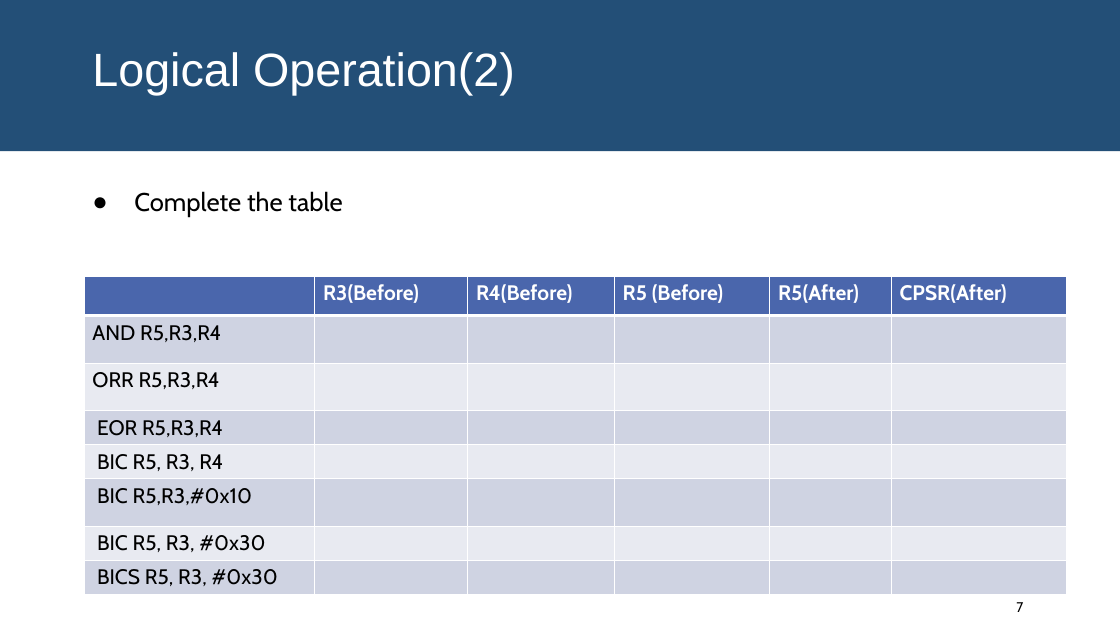
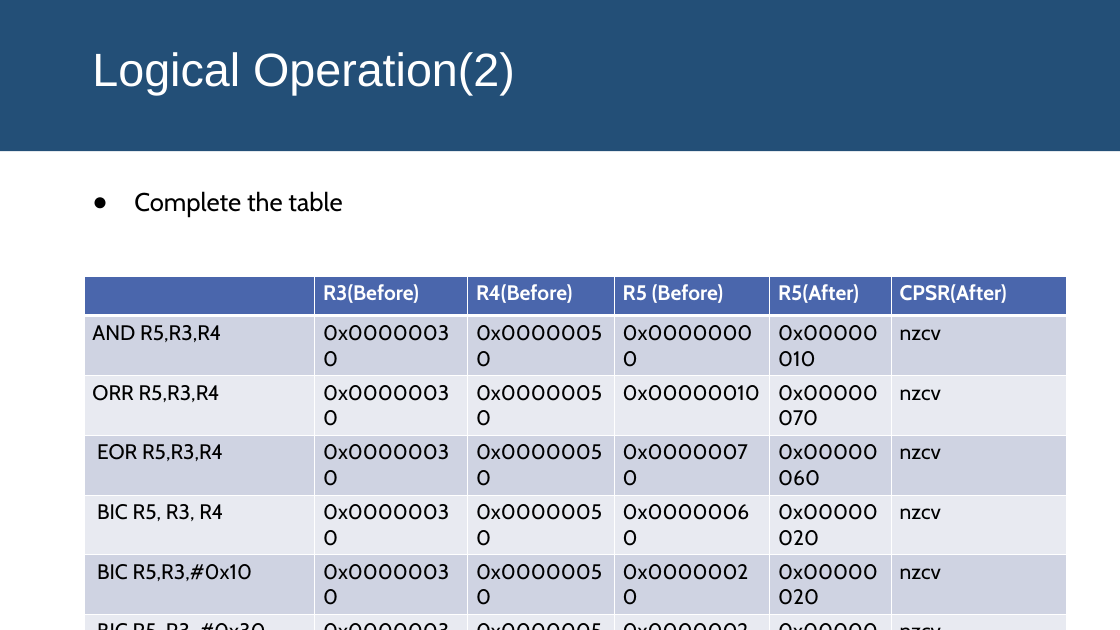
Before and after one commit to young170/Microprocessor_Application, a slide deck: slide 7 of assets/lab/Lab_workbook_Assembly_2.pptx. Drawn at 1120x630 pixels with LibreOffice and Linux fonts; fonts in the diff are those of the drawing. Boxes give left, top, right and bottom in pixels: in the first picture for what was removed or moved away, otherwise in the second. Text is boxed around its words. In the diff, an @@ line names an element or a change of style, - is before the commit and + after.

```diff
--- a/assets/lab/Lab_workbook_Assembly_2.pptx
+++ b/assets/lab/Lab_workbook_Assembly_2.pptx
@@ table at [84,276,1068,630] @@
-row 2: AND R5,R3,R4 |  |  |  |  | 
+row 2: AND R5,R3,R4 | 0x00000030 | 0x00000050 | 0x00000000 | 0x00000010 | nzcv
-row 3: ORR R5,R3,R4 |  |  |  |  | 
+row 3: ORR R5,R3,R4 | 0x00000030 | 0x00000050 | 0x00000010 | 0x00000070 | nzcv
-row 4: EOR R5,R3,R4 |  |  |  |  | 
+row 4: EOR R5,R3,R4 | 0x00000030 | 0x00000050 | 0x00000070 | 0x00000060 | nzcv
-row 5: BIC R5, R3, R4 |  |  |  |  | 
+row 5: BIC R5, R3, R4 | 0x00000030 | 0x00000050 | 0x00000060 | 0x00000020 | nzcv
-row 6: BIC R5,R3,#0x10 |  |  |  |  | 
+row 6: BIC R5,R3,#0x10 | 0x00000030 | 0x00000050 | 0x00000020 | 0x00000020 | nzcv
-row 7: BIC R5, R3, #0x30 |  |  |  |  | 
+row 7: BIC R5, R3, #0x30 | 0x00000030 | 0x00000050 | 0x00000020 | 0x00000000 | nzcv
-row 8: BICS R5, R3, #0x30 |  |  |  |  | 
+row 8: BICS R5, R3, #0x30 | 0x00000030 | 0x00000050 | 0x00000020 | 0x00000000 | nZcv
```
Also in this commit, not shown: 2 other slides changed, 4 other files.
